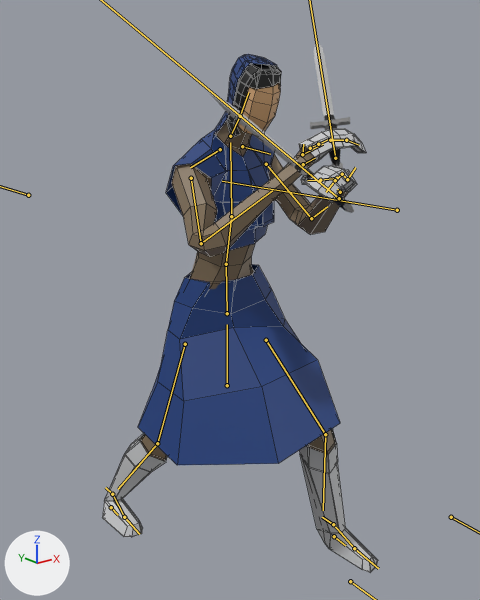
Two versions of the FBX model Sombras del Pasado/Assets/Models/Characters/Character4.fbx, one commit apart.
Rendered twice from a camera (50 mm lens) standing at (-1.38, -1.72, 1.68) and looking at (0.01, 0.01, 0.99). The axes (+X, +Y, +Z) are drawn at lower left. The lights are the same throughout. Both versions are drawn at frame 265 of the action 'metarig|metarigAction'; the numbers are the values there. The bones that bend it are drawn over the model as lines. Mesh edges are drawn as thin lines on the coarser meshes.

Objects in the first picture: 'Armadura', 'Cabello1', 'Cabello2', 'CuchilloL', 'CuchilloR', 'Cuerpo', 'Ropa'.
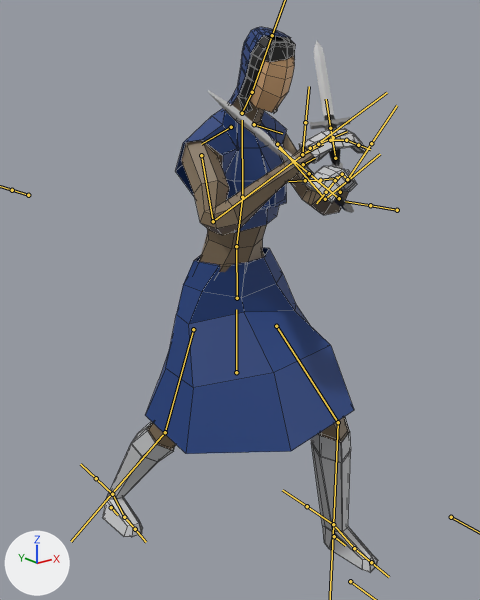
Edits to the bpy script that builds the scene:
```text
Change bone_spine:
    where bone_spine = bpy.data.objects['metarig'].pose.bones['spine']
    bone_spine.location: (0.0, -0.199, -0.05) -> (0.0, -0.126, 0.005)
```

Location of each change, (x1, y1, x2, y2) in pixels of the pictures (480 x 600 px):
'Ropa', posed: before (138, 54, 340, 465); after (145, 27, 354, 454)
'Cuerpo', posed: before (140, 83, 349, 461); after (147, 57, 349, 450)
'Armadura', posed: (102, 129, 378, 572) in both
'Cabello1', posed: before (226, 63, 281, 137); after (238, 35, 295, 113)
'Cabello2', posed: before (246, 70, 281, 89); after (259, 42, 295, 62)
bone 'spine', root to tip: before (227, 385) to (227, 324); after (236, 372) to (236, 309)
